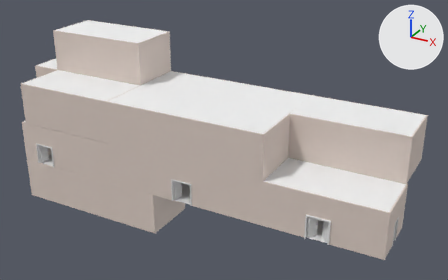
Two versions of the Blender file House Model Base/Blender Model/house model v1/haghouse.blend, one commit apart.
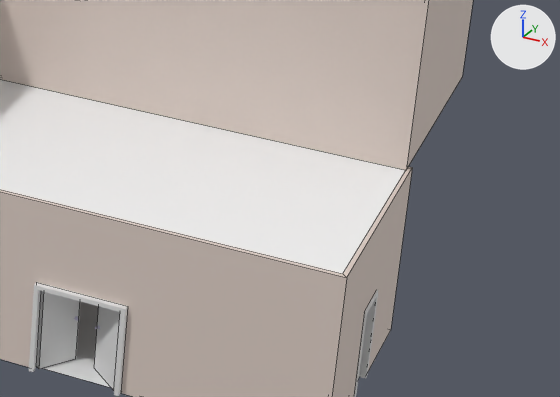
Each version appears first whole from a 50 mm camera at (33.4, -39.7, 26.6) aimed at (7.9, 6.7, 3.5), and next in a close-up on the part from 66% to 100% of the width and 49% to 88% of the height. Every picture has the same lights, and +X, +Y and +Z are marked at upper right. The close-ups show mesh edges as thin lines.

Names of what the first close-up shows: 'Ceiling', 'Door.009', 'Door.010', 'DoorFrame.005', 'DoorFrame.007', 'Floor.001', 'Living room', 'master bedroom'.
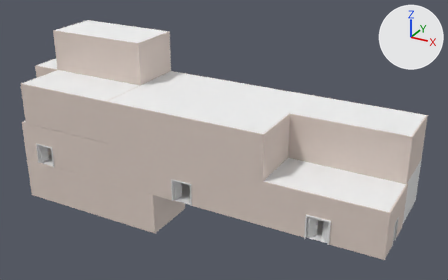
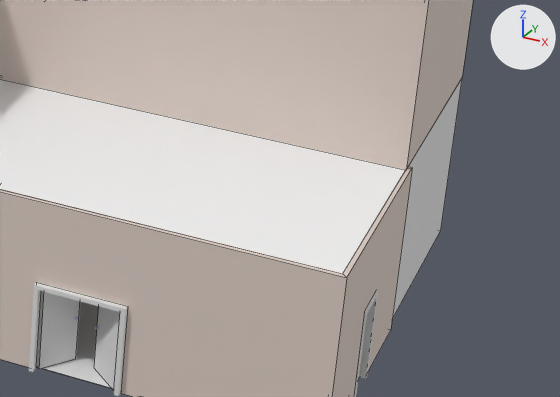
Pixel boxes (x1, y1, x2, y2) of what changed, in the close-ups (560 x 397 px):
'Ceiling', modifiers changed: (0, 80, 405, 274) in both
'Cube', added: after (392, 79, 462, 319)

Patch to the scene script:
```diff
--- a/House Model Base/Blender Model/house model v1/haghouse.blend.py
+++ b/House Model Base/Blender Model/house model v1/haghouse.blend.py
@@ me_cube @@
+me_cube.from_pydata(...)  # a box spanning x -1.0..1.0, y -1.0..1.0, z -1.0..1.0
@@ ob_ceiling @@
 ob_ceiling.location = (0.0, 0.0, 0.0)
+_m = ob_ceiling.modifiers.new('Solidify', 'SOLIDIFY')
@@ ob_cube @@
+ob_cube = bpy.data.objects.new('Cube', me_cube)
+ob_cube.location = (20.11, 7.6, 2.0)
+ob_cube.scale = (5.0, 2.5, 2.0)
```
